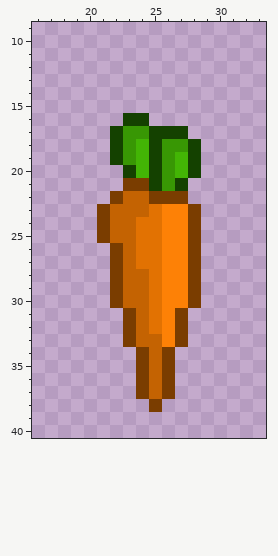
Two versions of one pixel-art sprite, resources/textures/carrotItem.png. Above: the version before the commit.
The file is 50x50 pixels. Colours within 5 levels of each other are drawn and written as one. Shown: x 16..33, y 9..40.
After:
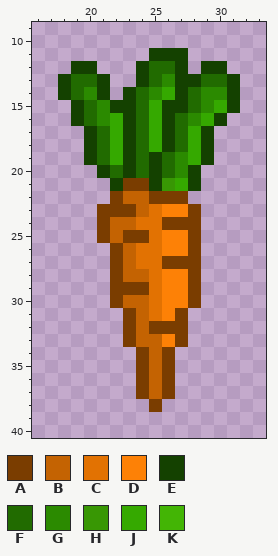
Palette (. is transparent): A #7a3d00  B #c46302  C #e27202  D #fd8106  E #144100  F #216b00  G #2b8a00  H #389704  J #35a900  K #43b505
The exact change:
y 11: x 25..27 ... -> EEE
y 12: x 19..20 .. -> EE; x 24..27 .... -> EFFE; x 29..30 .. -> EE
y 13: x 18..21 .... -> EFFE; x 24..31 ........ -> EFGEEFFE
y 14: x 18..21 .... -> EFGE; x 23..31 ......... -> EFGJEFGGE
y 15: x 19..31 ............. -> EFGEEFJEEFGJE
y 16: x 19..22 .... -> EFGJ; x 24..30 E...... -> FJEFGJE
y 17: x 20..25 ..EHHE -> EFJEFJ; x 27..29 E.. -> FJE
y 18: x 20..29 ..EHKEHHE. -> EFJEFJEFJE
y 19: x 20..24 ..EHK -> EFJEF; x 26..29 HKE. -> FGJE
y 20: x 21..22 .. -> EF; x 24 K -> F; x 26..27 HK -> FG
y 21: x 22 . -> E; x 27..28 E. -> JE
y 23: x 22..23 BB -> AA
y 24: x 26..27 DD -> AA
y 25: x 23..24 BC -> AA
y 27: x 26..27 DD -> AA
y 29: x 23..24 BB -> AA
y 32: x 25..26 CD -> AA
Changed places in both pictures, as pixel boxes (x1, y1, x2, y2):
changed: (58, 48, 240, 334)
